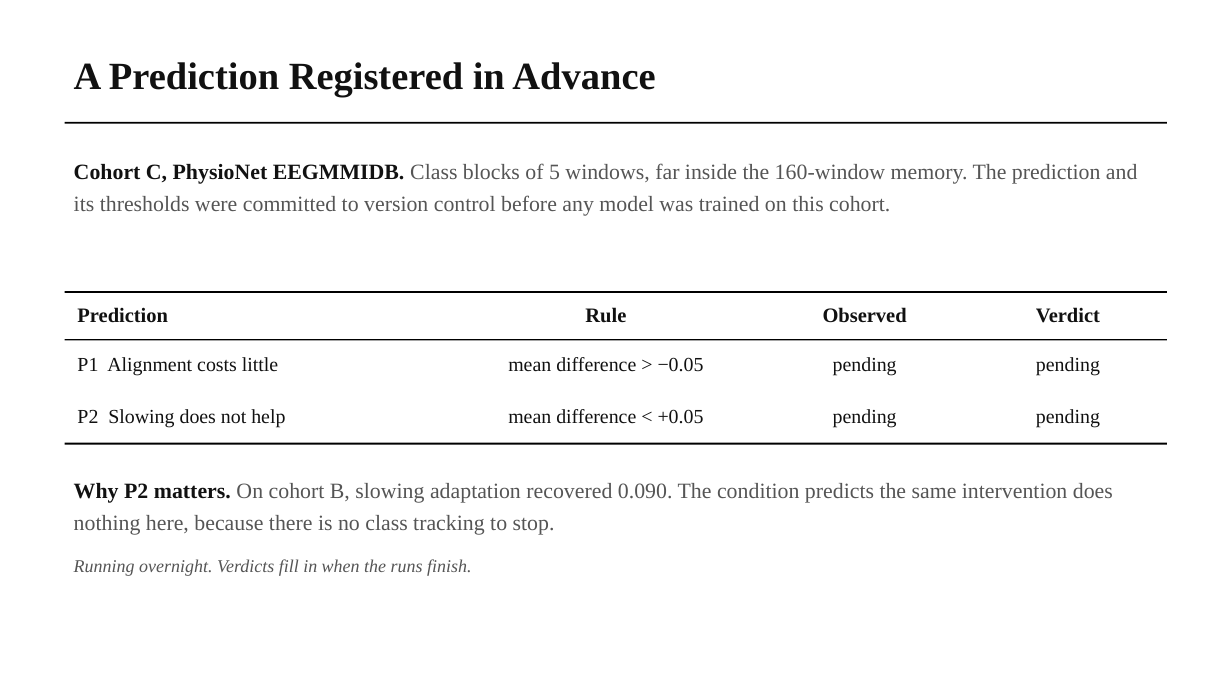
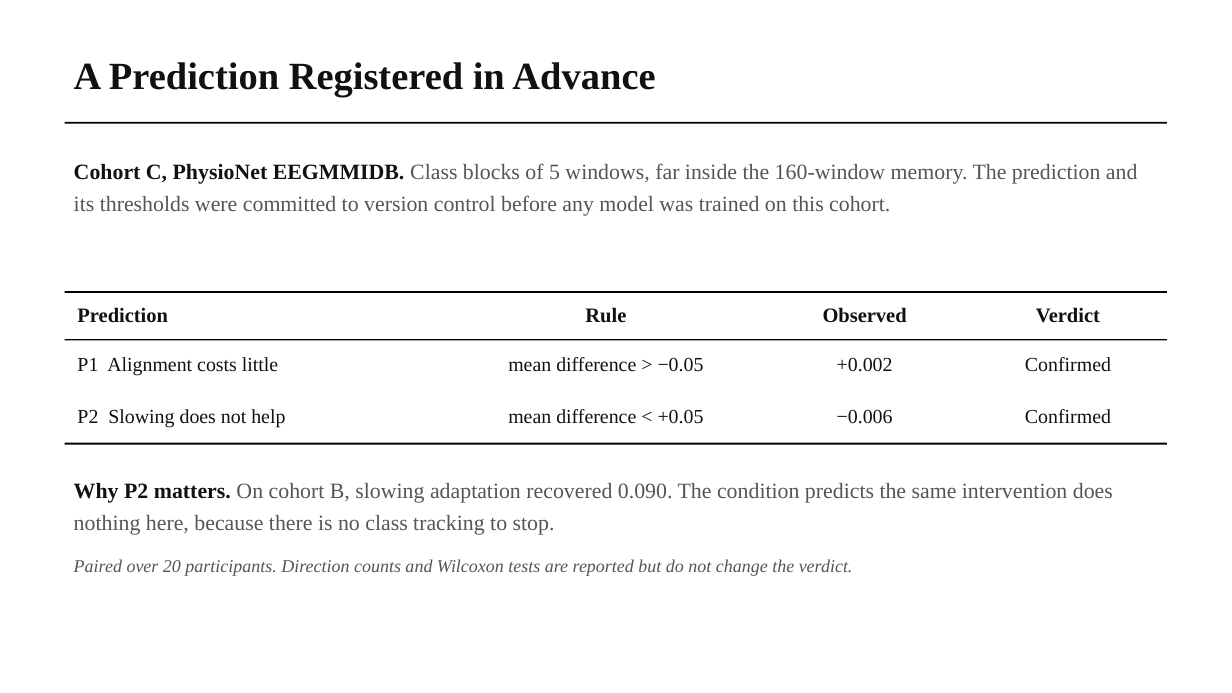
Before and after one commit to wshuv-o/calmnet, a slide deck: slide 12 of presentation/Updated_manuscript_presentation.pptx. Drawn at 1232x693 pixels with LibreOffice and Linux fonts; fonts in the diff are those of the drawing. Boxes give left, top, right and bottom in pixels: in the first picture for what was removed or moved away, otherwise in the second. Text is boxed around its words. In the diff, an @@ line names an element or a change of style, - is before the commit and + after.

```diff
--- a/presentation/Updated_manuscript_presentation.pptx
+++ b/presentation/Updated_manuscript_presentation.pptx
@@ table at <box>65,291,1167,443</box> @@
-row 2, column 3: pending
+row 2, column 3: +0.002
-row 2, column 4: pending
+row 2, column 4: Confirmed
-row 3, column 3: pending
+row 3, column 3: −0.006
-row 3, column 4: pending
+row 3, column 4: Confirmed
@@ text at <box>74,559,853,576</box>: text changed @@
-Running overnight. Verdicts fill in when the runs finish.
+Paired over 20 participants. Direction counts and Wilcoxon tests are reported but do not change the verdict.
```
Also in this commit, not shown: 1 other slide changed, 1 other file.
